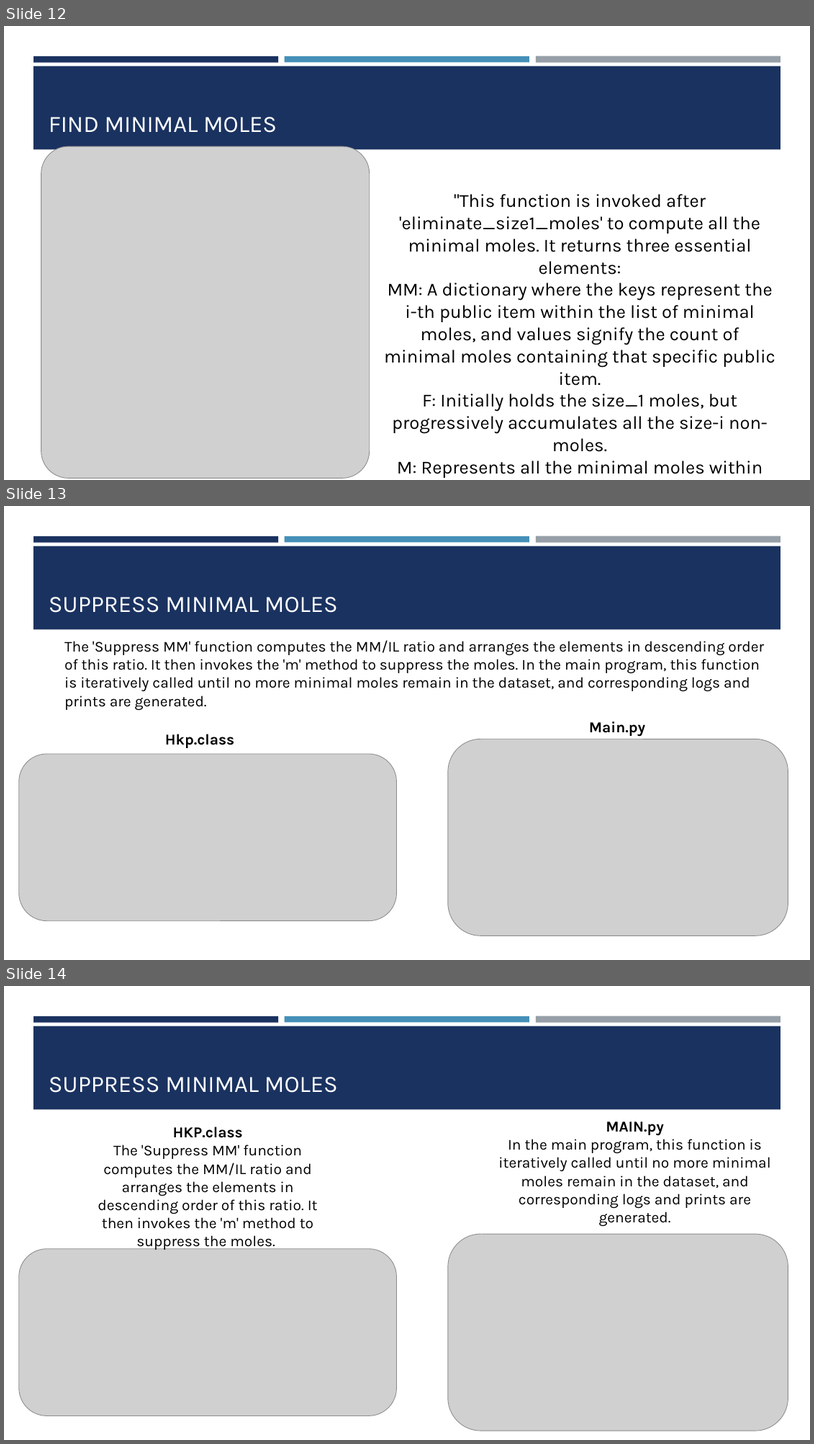
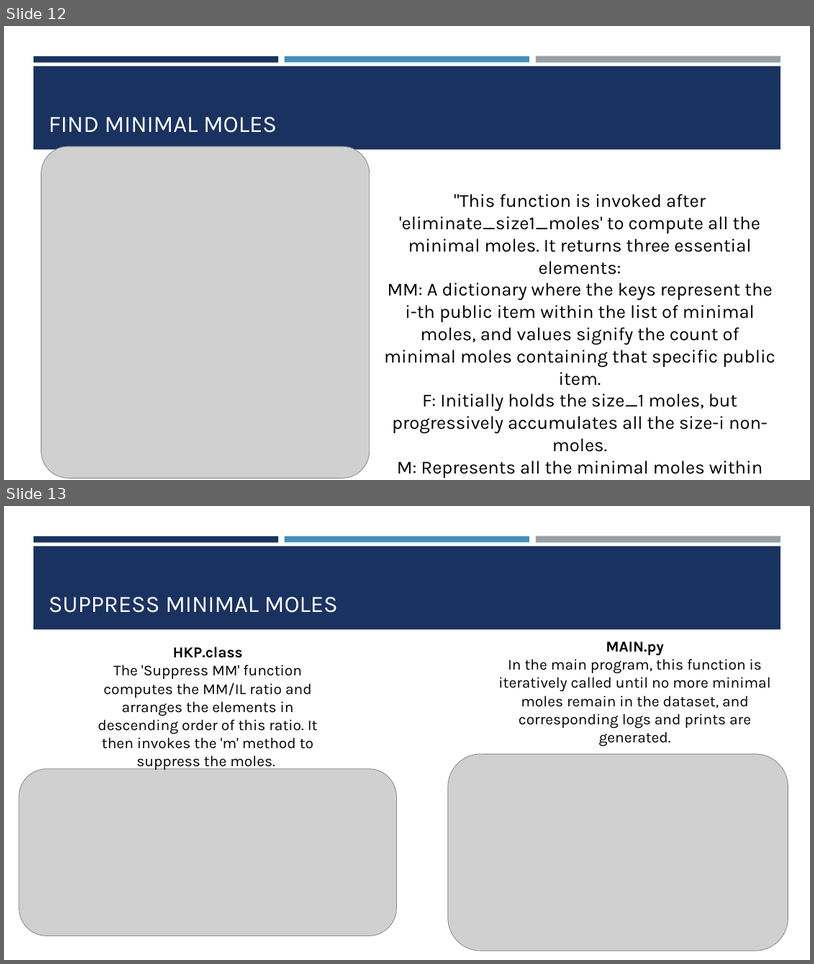
Before and after one commit to francesco-it-cpu/h-k-p-coherence, a slide deck: Data Protection & Privacy.pptx. Shown one above the other, each under a label of ours: slides 12, 13 and 14 before the commit, slides 12 and 13 after it. The pictures are 814x1444 and 814x964 pixels, drawn with LibreOffice and Linux fonts; fonts in the diff are those of the drawing; grey boxes stand for pictures. Boxes give left, top, right and bottom in pixels: in the first picture for what was removed or moved away, otherwise in the second. Text is boxed around its words. In the diff, an @@ line names an element or a change of style, - is before the commit and + after.

```diff
--- a/Data Protection & Privacy.pptx
+++ b/Data Protection & Privacy.pptx
@@ slide 13 removed at (4,506,810,960), background #FFFFFF; not listed: 4 template elements that a slide beside it also shows @@
@@ title removed at (49,597,338,613) @@
-SUPPRESS MINIMAL MOLES
@@ text removed at (64,640,764,691) @@
-The 'Suppress MM' function computes the MM/IL ratio and arranges the elements in descending order of this ratio. It then invokes the 'm' method to suppress the moles. In the main program, this function is iteratively called until no more minimal moles remain in the dataset, and corresponding logs and prints are generated.
@@ text removed at (589,721,646,736) @@
-Main.py
@@ text removed at (165,734,234,748) @@
-Hkp.class
@@ picture removed at (448,739,789,936) @@
@@ picture removed at (19,754,397,921) @@
@@ what was slide 14 is now slide 13 @@
```
